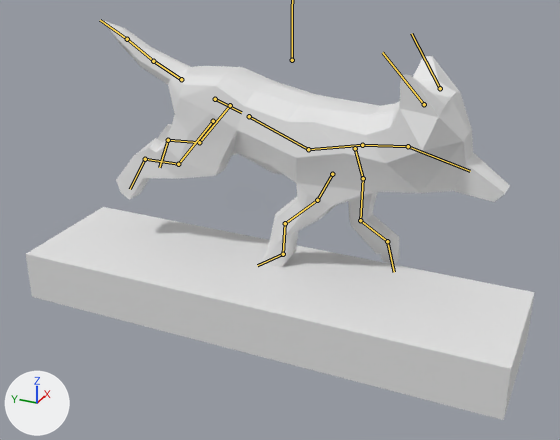
The glTF model art/model/wolf_model_0.1.glb, before and after one commit.
Camera for both pictures: a 50 mm lens placed at (-20.7, -8.93, 6.81), pointed at (-1.45, -0.27, -2.82). Arrows for +X, +Y and +Z are at lower left; the lights stay in place. Both versions are drawn at frame 4 of the action 'land'; the numbers are the values there. The bones that bend it are drawn over the model as lines.

In view in the first picture: 'testfloor', 'wolfmesh'.
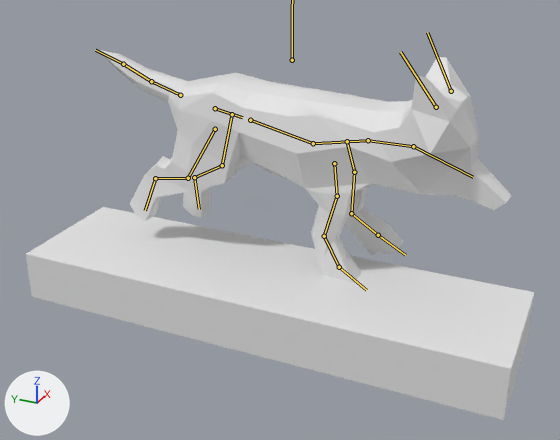
Commit message: spedup wolf landing anim

Where the change shows, as pixel boxes [x1, y1, x2, y2] in the pictures (560 x 440 px):
```json
{"object": "wolfmesh", "change": "posed", "before": [103, 20, 510, 267], "after": [99, 50, 511, 282], "on screen": "6% shorter"}
{"bone": "spine1.origin", "before": "(215, 99) to (241, 112)", "after": "(215, 108) to (242, 117)"}
{"bone": "spine3", "before": "(308, 149) to (362, 145)", "after": "(313, 143) to (368, 140)"}
{"bone": "neck", "before": "(362, 145) to (408, 146)", "after": "(368, 140) to (413, 146)"}
{"bone": "frontleg1.l", "before": "(355, 148) to (363, 178)", "after": "(347, 141) to (354, 172)"}
{"bone": "frontpaw.l", "before": "(387, 241) to (394, 272)", "after": "(378, 235) to (405, 255)"}
{"bone": "frontleg1.r", "before": "(332, 174) to (317, 200)", "after": "(334, 163) to (337, 196)"}
{"bone": "frontpaw.r", "before": "(283, 254) to (257, 265)", "after": "(339, 267) to (366, 290)"}
{"bone": "hindleg1.l", "before": "(230, 105) to (199, 142)", "after": "(232, 114) to (222, 165)"}
```

The change, as JSON lines over the scene's bpy script:
```json
{"block": "bone_spine1_origin", "where": "bone_spine1_origin = bpy.data.objects['Armature'].pose.bones['spine1.origin']  # child of 'origin'"}
{"op": "set", "path": "bone_spine1_origin.location", "old": "(0.0, 0.03, -0.25)", "new": "(0.0, -0.01, 0.06)"}
{"op": "set", "path": "bone_spine1_origin.rotation_quaternion", "old": "(0.972, 0.236, 0.0, 0.0)", "new": "(0.987, 0.159, 0.0, 0.0)", "note": "degrees (27, 0, 0) -> degrees (18, 0, 0)"}
{"block": "bone_spine3", "where": "bone_spine3 = bpy.data.objects['Armature'].pose.bones['spine3']  # child of 'spine2'"}
{"op": "set", "path": "bone_spine3.rotation_quaternion", "old": "(1.0, 0.029, 0.0, 0.0)", "new": "(0.993, 0.117, 0.0, 0.0)", "note": "degrees (3, 0, 0) -> degrees (13, 0, 0)"}
{"block": "bone_neck", "where": "bone_neck = bpy.data.objects['Armature'].pose.bones['neck']  # child of 'spine3'"}
{"op": "set", "path": "bone_neck.rotation_quaternion", "old": "(0.939, 0.343, 0.0, 0.0)", "new": "(0.925, 0.381, 0.0, 0.0)", "note": "degrees (40, 0, 0) -> degrees (45, 0, 0)"}
{"block": "bone_frontleg1_l", "where": "bone_frontleg1_l = bpy.data.objects['Armature'].pose.bones['frontleg1.l']  # child of 'spine3'"}
{"op": "set", "path": "bone_frontleg1_l.location", "old": "(0.0, -0.75, 0.14)", "new": "(0.0, -0.75, 0.55)"}
{"block": "bone_frontpaw_l", "where": "bone_frontpaw_l = bpy.data.objects['Armature'].pose.bones['frontpaw.l']  # child of 'frontleg3.l'"}
{"op": "set", "path": "bone_frontpaw_l.rotation_quaternion", "old": "(0.653, 0.758, 0.0, 0.0)", "new": "(0.904, 0.428, 0.0, 0.0)", "note": "degrees (99, 0, 0) -> degrees (51, 0, 0)"}
{"block": "bone_frontleg1_r", "where": "bone_frontleg1_r = bpy.data.objects['Armature'].pose.bones['frontleg1.r']  # child of 'spine3'"}
{"op": "set", "path": "bone_frontleg1_r.location", "old": "(0.0, -0.53, 0.2)", "new": "(0.0, -0.68, 0.28)"}
{"op": "set", "path": "bone_frontleg1_r.rotation_quaternion", "old": "(0.974, 0.226, 0.0, 0.0)", "new": "(0.998, -0.064, 0.0, 0.0)", "note": "degrees (26, 0, 0) -> degrees (-7, 0, 0)"}
{"block": "bone_frontpaw_r", "where": "bone_frontpaw_r = bpy.data.objects['Armature'].pose.bones['frontpaw.r']  # child of 'frontleg3.r'"}
{"op": "set", "path": "bone_frontpaw_r.rotation_quaternion", "old": "(0.585, 0.811, 0.0, 0.0)", "new": "(0.971, 0.24, 0.0, 0.0)", "note": "degrees (108, 0, 0) -> degrees (28, 0, 0)"}
{"block": "bone_hindleg1_l", "where": "bone_hindleg1_l = bpy.data.objects['Armature'].pose.bones['hindleg1.l']  # child of 'spine1.origin'"}
{"op": "set", "path": "bone_hindleg1_l.rotation_quaternion", "old": "(0.964, 0.264, 0.021, 0.027)", "new": "(0.992, 0.122, 0.008, 0.011)", "note": "degrees (31, 1, 4) -> degrees (14, 1, 1)"}
```
